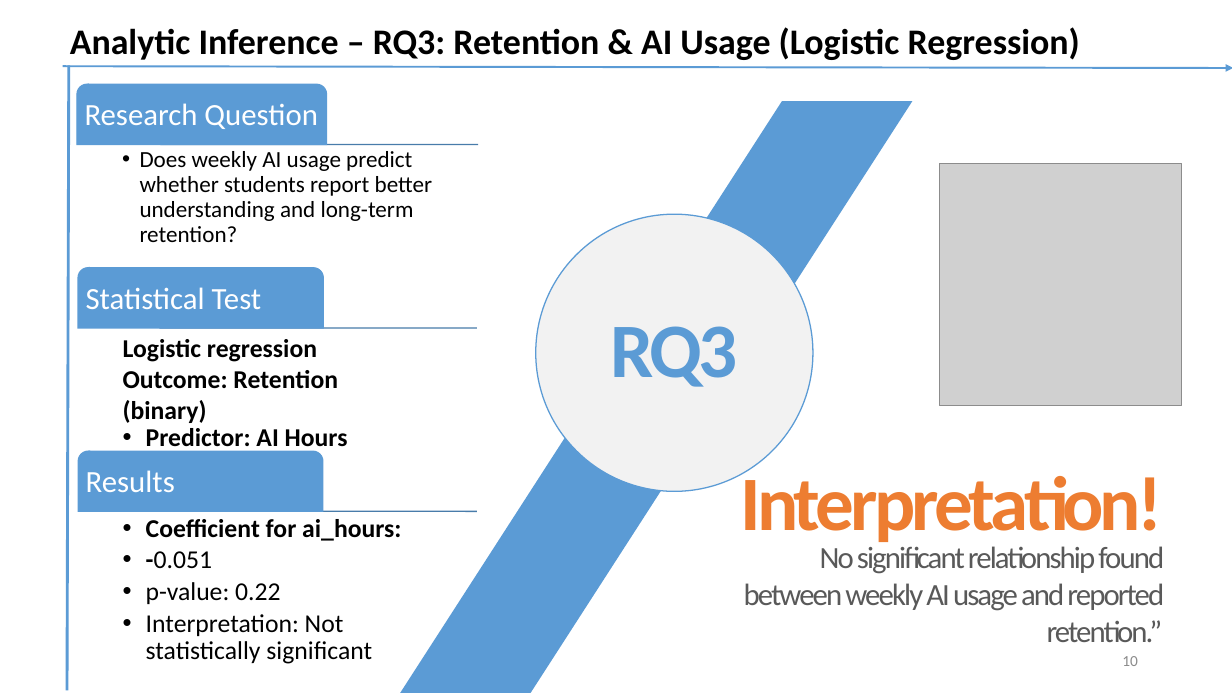
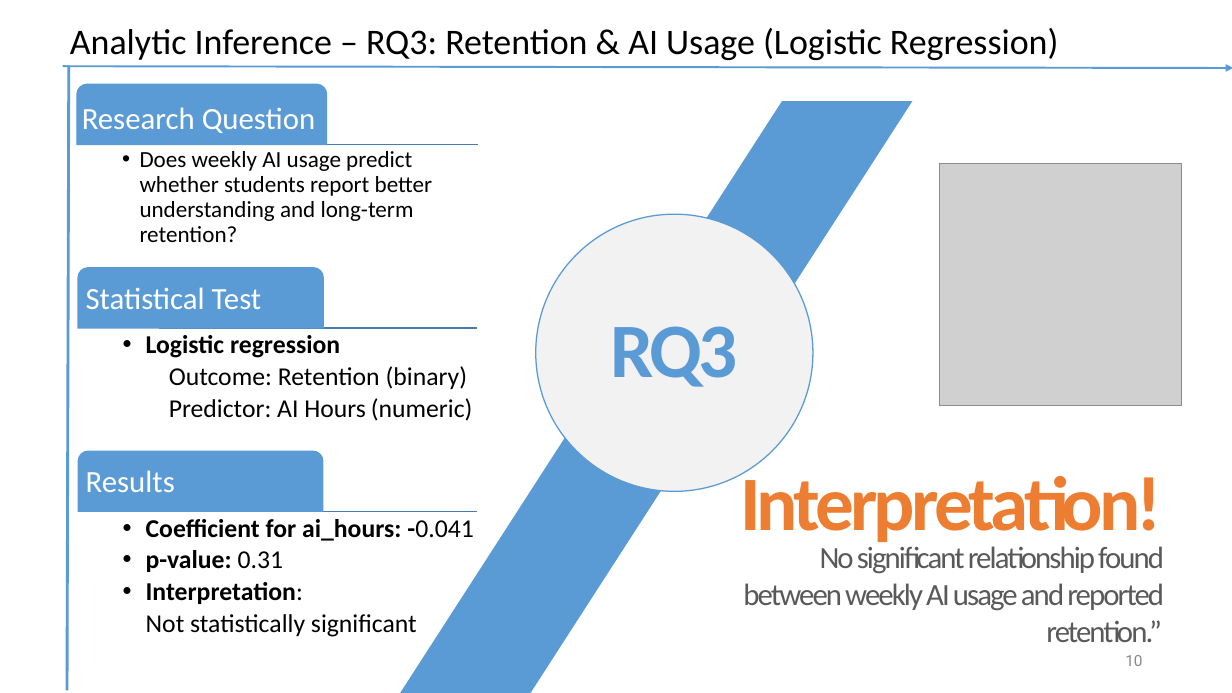
Before and after one commit to TuWienProjects/survey-methods-assignment2-group7, a slide deck: slide 10 of results/Presentaion DA 23-06-2025.pptx. Drawn at 1232x693 pixels with LibreOffice and Linux fonts; fonts in the diff are those of the drawing; grey boxes stand for pictures; background and template pictures are left out. Boxes give left, top, right and bottom in pixels: in the first picture for what was removed or moved away, otherwise in the second. Text is boxed around its words. In the diff, an @@ line names an element or a change of style, - is before the commit and + after.

```diff
--- a/results/Presentaion DA 23-06-2025.pptx
+++ b/results/Presentaion DA 23-06-2025.pptx
@@ text "Analytic Inference – RQ3: Retention ..." at [70, 28, 1058, 60]: bold off @@
@@ round same rect removed at [77, 84, 326, 144] @@
@@ freeform shape added at [77, 84, 326, 144], fill #5B9BD5, outline #5B9BD5 1 pt @@
@@ text "Research Question" at [82, 107, 315, 133]: more space between paragraphs @@
@@ parallelogram removed at [400, 101, 912, 693] @@
@@ freeform shape added at [400, 101, 912, 693], fill #5B9BD5 @@
@@ line (160, 328) - (477, 328): stroke #497CAB 1 pt to #487BA9 1 pt @@
@@ text at [146, 335, 473, 421]: text changed @@
-  •• Logistic regression
-     Outcome: Retention (binary)
-     Predictor: AI Hours (numeric)
+  • Logistic regression
+  Outcome: Retention (binary)
+  Predictor: AI Hours (numeric)
@@ text at [146, 519, 473, 637]: text changed @@
-  •• Coefficient for ai_hours:
-  •• -0.051
-     p-value: 0.22
-     Interpretation: Not statistically significant
+  • Coefficient for ai_hours: -0.041
+  • p-value: 0.31
+  • Interpretation:
+    Not statistically significant
@@ page number at [1125, 655, 1142, 666]: font Calibri to Roboto, text colour #8C8C8C to #888888 @@
```
Also in this commit, not shown: 9 other slides changed, 1 slide added, 1 slide removed.
